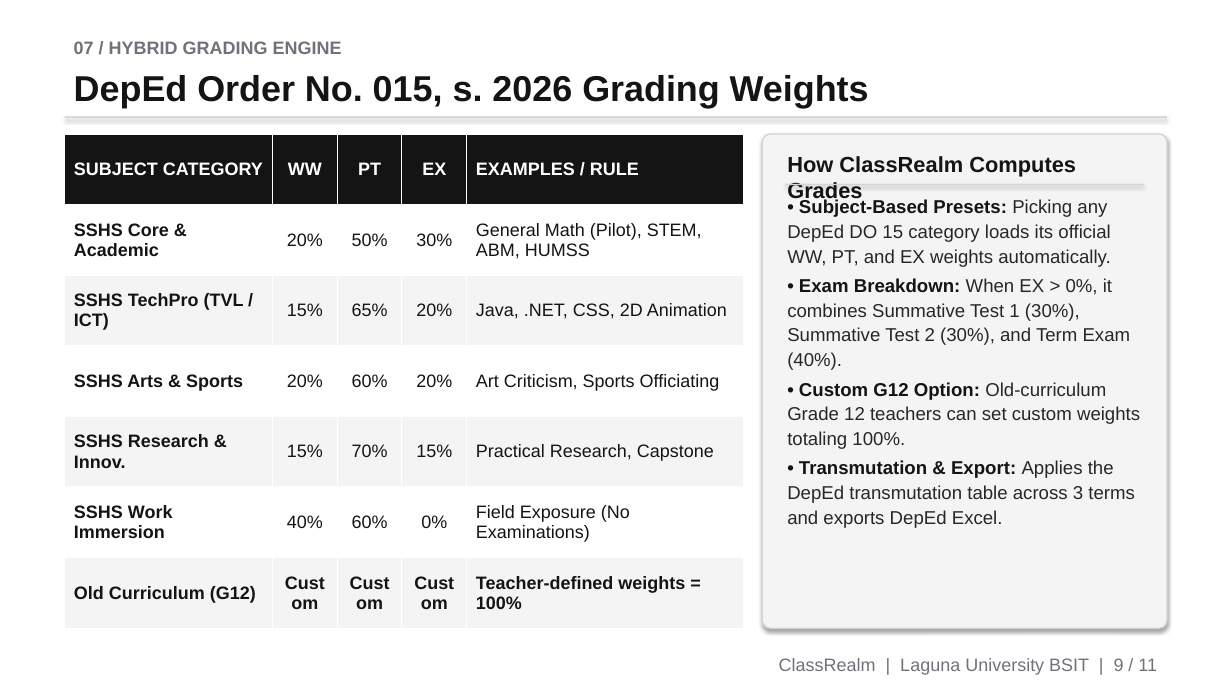
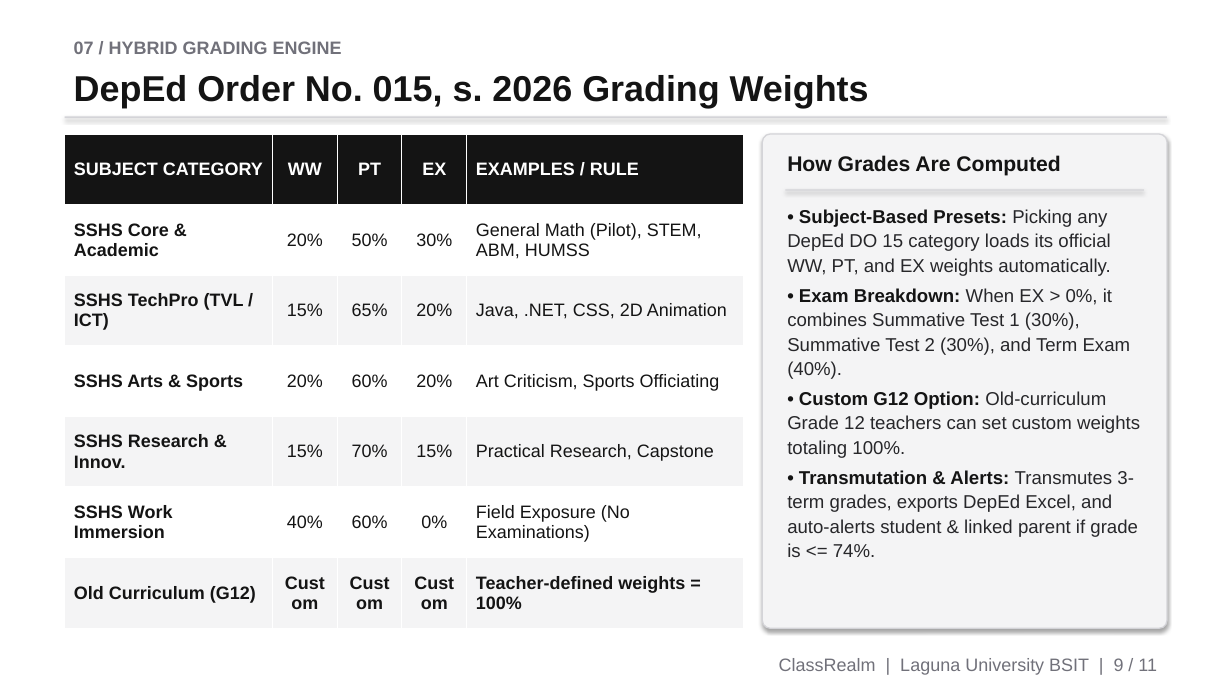
Before and after one commit to ljcalica071-cmd/class_realm01, a slide deck: slide 9 of ClassRealm_Final_Defense_Presentation.pptx. Drawn at 1232x693 pixels with LibreOffice and Linux fonts; fonts in the diff are those of the drawing. Boxes give left, top, right and bottom in pixels: in the first picture for what was removed or moved away, otherwise in the second. Text is boxed around its words. In the diff, an @@ line names an element or a change of style, - is before the commit and + after.

```diff
--- a/ClassRealm_Final_Defense_Presentation.pptx
+++ b/ClassRealm_Final_Defense_Presentation.pptx
@@ text at (787, 155, 1060, 176): text changed; size 17 to 16.5 pt @@
-How ClassRealm Computes Grades
+How Grades Are Computed
@@ text "• Subject-Based Presets: Picking any ...": place and size @@
-text "• Subject-Based Presets: Picking any ..." at (787, 199, 1140, 528)
+text "• Subject-Based Presets: Picking any ..." at (787, 209, 1140, 557)
@@ rectangle: place and size @@
-rectangle at (786, 184, 1144, 185)
+rectangle at (786, 189, 1144, 190)
@@ text at (787, 470, 1138, 557): text changed @@
-• Transmutation & Export: Applies the DepEd transmutation table across 3 terms and exports DepEd Excel.
+• Transmutation & Alerts: Transmutes 3-term grades, exports DepEd Excel, and auto-alerts student & linked parent if grade is <= 74%.
```
Also in this commit, not shown: 8 other slides changed, 31 other files.
